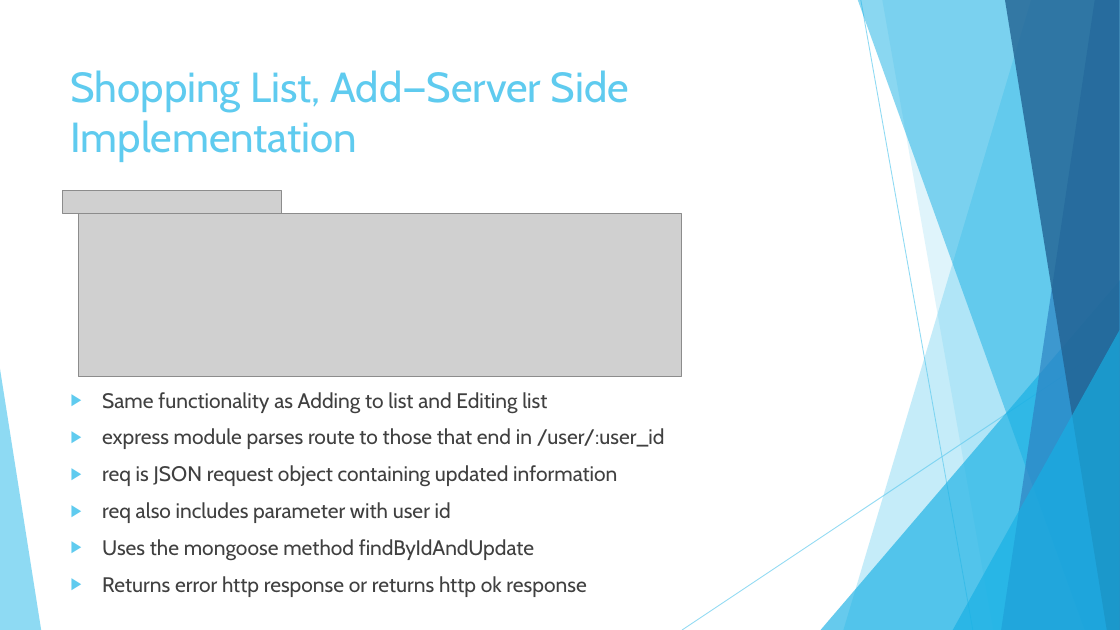
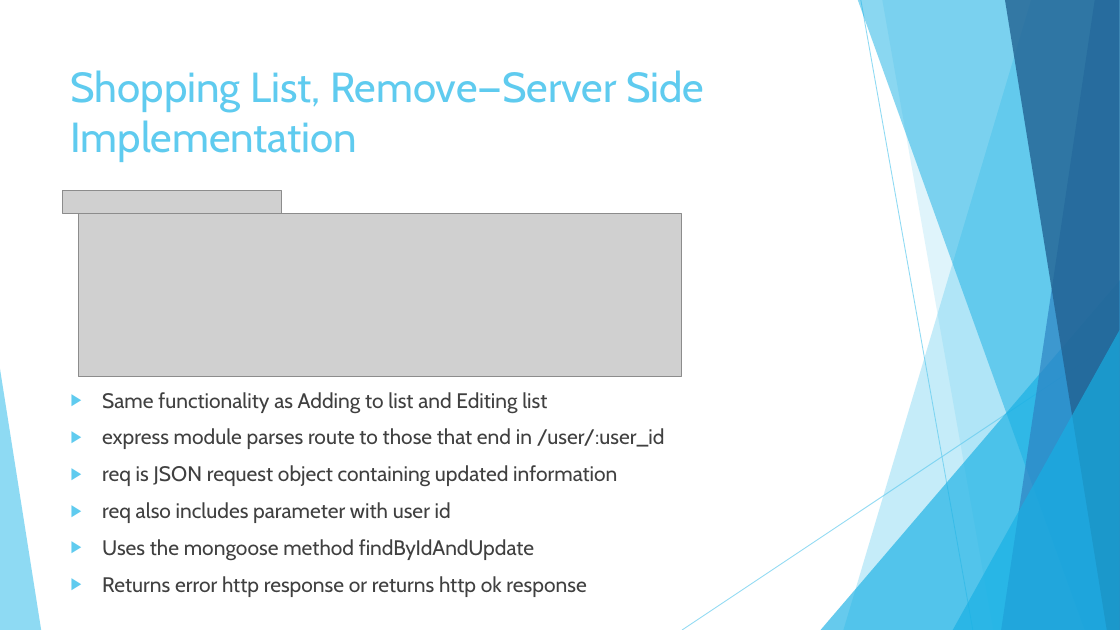
Before and after one commit to garciaac01/acs560_course_project, a slide deck: slide 13 of My EZ Shopper.pptx (slide 12 before the commit). Drawn at 1120x630 pixels with LibreOffice and Linux fonts; fonts in the diff are those of the drawing; grey boxes stand for pictures. Boxes give left, top, right and bottom in pixels: in the first picture for what was removed or moved away, otherwise in the second. Text is boxed around its words. In the diff, an @@ line names an element or a change of style, - is before the commit and + after.

```diff
--- a/My EZ Shopper.pptx
+++ b/My EZ Shopper.pptx
@@ title at (x1=71, y1=70, x2=704, y2=162): text changed @@
-Shopping List, Add—Server Side Implementation
+Shopping List, Remove—Server Side Implementation
```
Also in this commit, not shown: 10 other slides changed, 3 slides added.
